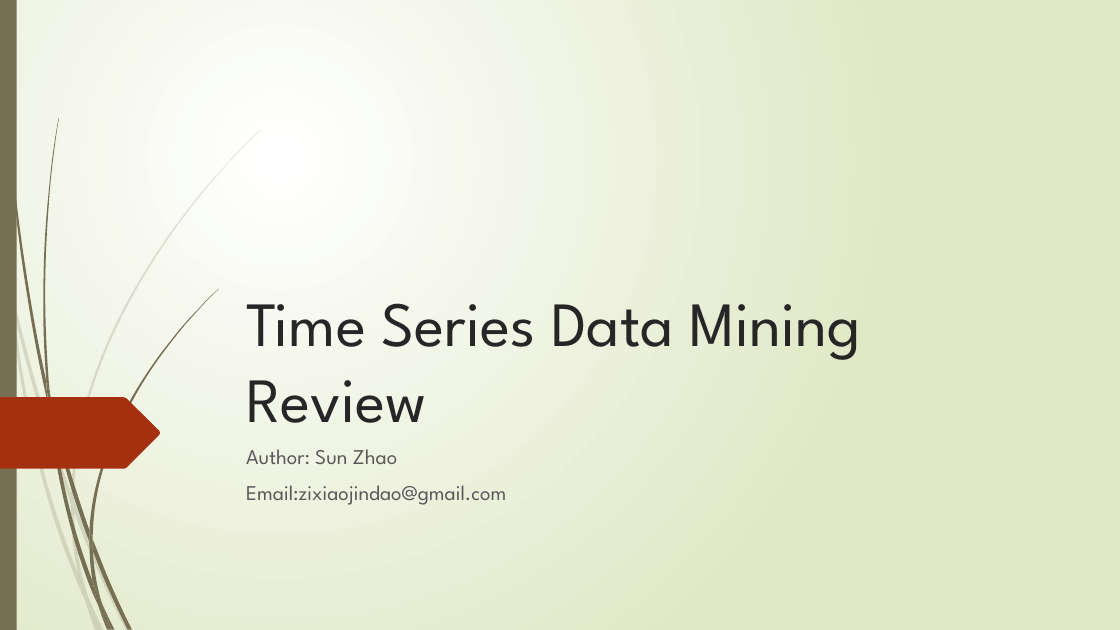
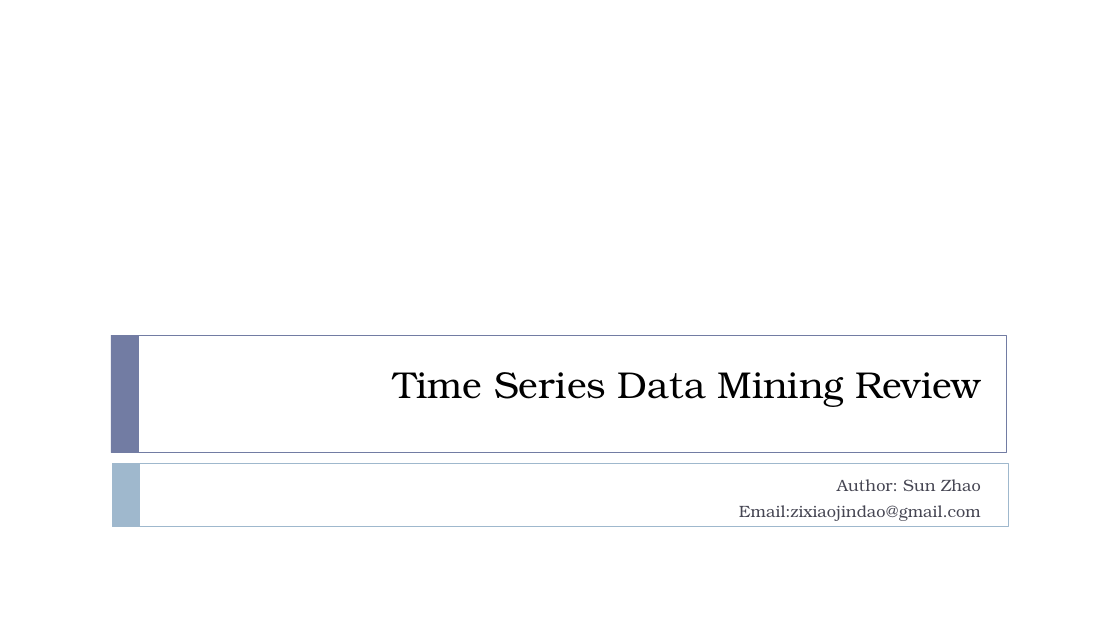
Before and after one commit to zixiaojindao/time-series-survey, a slide deck: slide 1 of slide/data stream mining.pptx. Drawn at 1120x630 pixels with LibreOffice and Linux fonts; fonts in the diff are those of the drawing. Boxes give left, top, right and bottom in pixels: in the first picture for what was removed or moved away, otherwise in the second. Text is boxed around its words. In the diff, an @@ line names an element or a change of style, - is before the commit and + after.

```diff
--- a/slide/data stream mining.pptx
+++ b/slide/data stream mining.pptx
@@ background gradient #FFFFFF to #DFE8C4 to #FFFFFF @@
@@ rectangle removed at (x1=0, y1=0, x2=17, y2=630) @@
@@ rectangle added at (x1=111, y1=335, x2=1007, y2=453), outline #727CA3 0.5 pt @@
@@ rectangle added at (x1=111, y1=335, x2=139, y2=453), fill #727CA3 @@
@@ title "Time Series Data Mining Review" moved from (x1=246, y1=303, x2=860, y2=423) to (x1=393, y1=372, x2=981, y2=407) @@
@@ title "Time Series Data Mining Review" at (x1=393, y1=372, x2=981, y2=407): size 54 to 32 pt, font League Spartan to TeX Gyre Bonum, text colour #262626 to #000000; alignment left to right; vertical alignment bottom to top @@
@@ freeform shape removed at (x1=0, y1=397, x2=160, y2=469) @@
@@ rectangle added at (x1=112, y1=464, x2=1008, y2=527), outline #9FB8CD 0.5 pt @@
@@ rectangle added at (x1=112, y1=464, x2=139, y2=527), fill #9FB8CD @@
@@ subtitle "Author: Sun Zhao" moved from (x1=246, y1=449, x2=506, y2=505) to (x1=739, y1=479, x2=981, y2=521) @@
@@ subtitle "Author: Sun Zhao" at (x1=739, y1=479, x2=981, y2=521): size 18 to 14 pt, font League Spartan to TeX Gyre Bonum, text colour #595959 to #464653; alignment left to right; less space between paragraphs @@
@@ group removed at (x1=0, y1=129, x2=262, y2=630): 10 freeform shapes @@
@@ group removed at (x1=3, y1=0, x2=218, y2=630): 12 freeform shapes @@
```
Also in this commit, not shown: 12 other slides changed, 2 other files.
